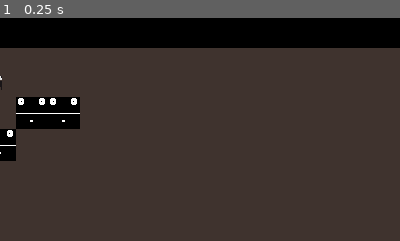
Above: before the commit, frame 1.
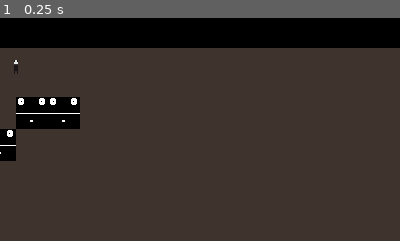
Above: after the commit, the same moment.

Repository: Academia-Team/Academia-Fall-of-the-Citadel
Game: Godot game, scene res://scene/gamescr.tscn
Two runs of this game, one before a commit and one after it. Both use one fixed random seed, a clock stepped at 60 frames per second and the inputs below.
Inputs:
- Up to frame 1 (0.25 s): no input
The pictures show only the part of the screen within x 0-50%, y 0-50%; the shares and areas given below are measured in that part.

The runs differ from the first frame. In frame 1, less than 0.1% of the frame differs, in the area x 0-5%, y 18-33%.

Commit message:
Fix player positioning issues

Diff:
--- a/scene/player.tscn
+++ b/scene/player.tscn
@@ -4,15 +4,17 @@
 [ext_resource path="res://scene/player.gd" type="Script" id=2]
 
 [sub_resource type="RectangleShape2D" id=1]
-extents = Vector2( 15, 15 )
+extents = Vector2( 16, 16 )
 
 [node name="player" type="Area2D"]
 script = ExtResource( 2 )
 
 [node name="collisionbox" type="CollisionShape2D" parent="."]
+position = Vector2( 16, -16 )
 shape = SubResource( 1 )
 
 [node name="Sprite" type="Sprite" parent="."]
+position = Vector2( 16, -16 )
 texture = ExtResource( 1 )
 
 [node name="move_timer" type="Timer" parent="."]
